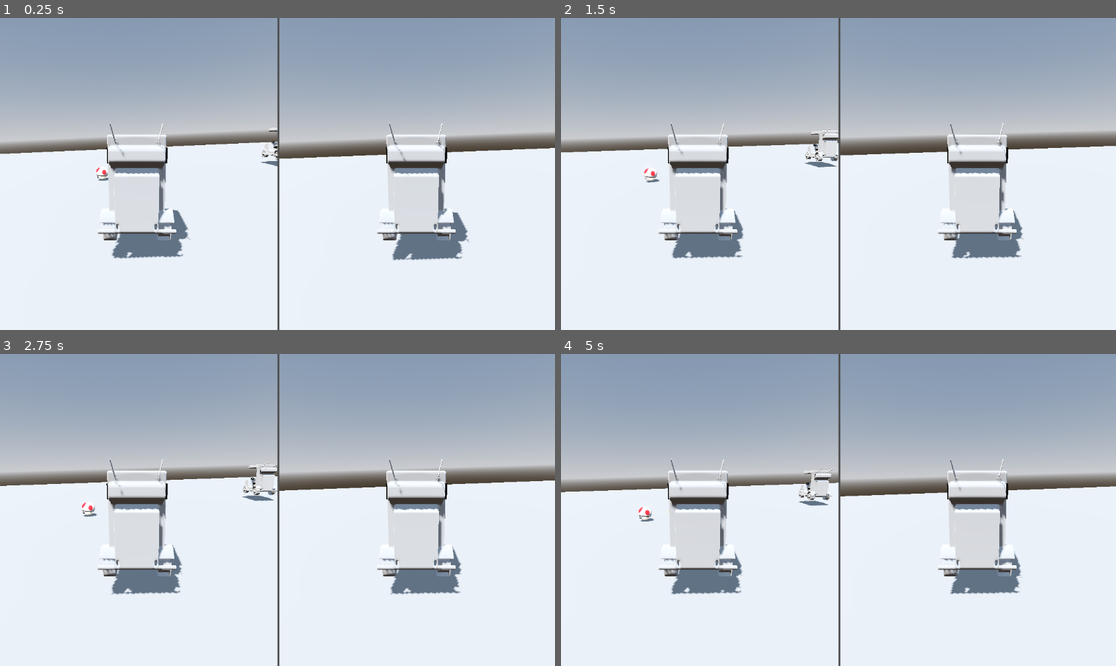
Above: before the commit, frames 1-4 (two rows, left to right).
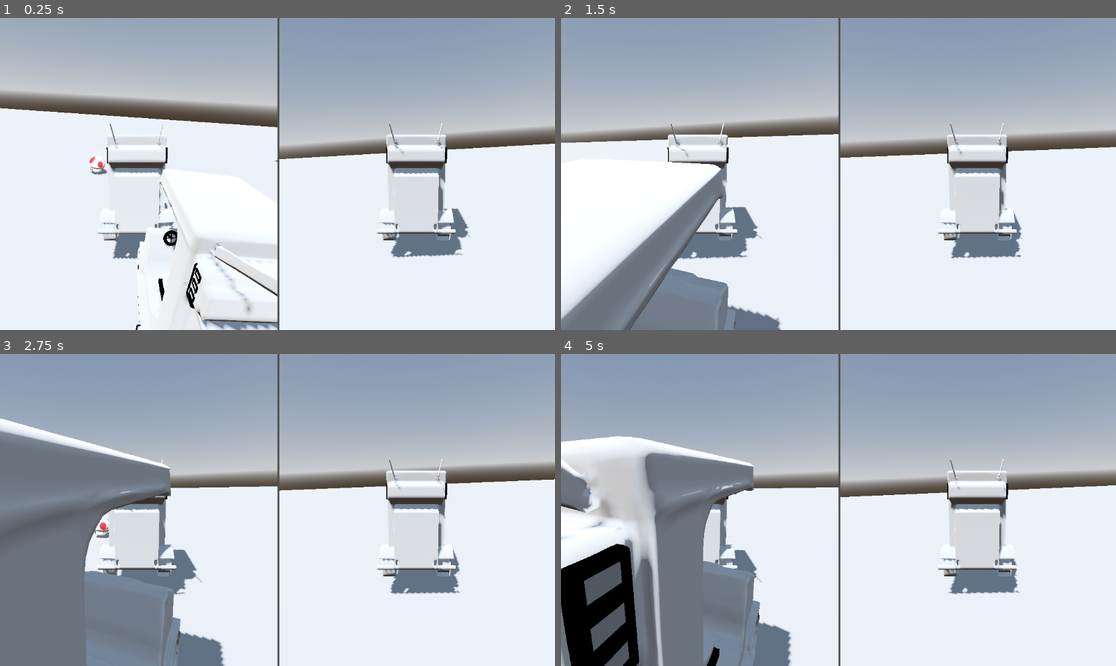
Above: after the commit, the same moments.

Repository: HyeG18/Juego-Carreras-Retro
Game: Godot game, scene res://scenes/game/game2P.tscn
Same seed, same stepped clock (60 frames per second), same inputs: the game is played once before the commit and once after it. This scene is started directly instead of the project's main scene.
Inputs (mouse positions are in pixels of both pictures, inside the frame that each line leads up to):
- Up to frame 1 (0.25 s): no input
- Up to frame 2 (1.5 s): tap Enter (ui_accept) at 0.5, 0.77 s; move the mouse to (866, 174) at 0.52 s; hold D (derecha) 0.53-1.28 s; tap W (acelerar) at 0.6 s; move the mouse to (810, 174) at 1.27 s; hold A (izquierda) from 1.28 s (still down); tap S (retroceder) at 1.35 s
- Up to frame 3 (2.75 s): tap Enter (ui_accept) at 1.52 s; move the mouse to (288, 503) at 2.02 s; release A (izquierda) at 2.03 s; hold D (derecha) from 2.03 s (still down); tap W (acelerar) at 2.1 s
- Up to frame 4 (5 s): move the mouse to (832, 516) at 2.77 s; tap S (retroceder) at 2.85, 4.35 s; tap Enter (ui_accept) at 3.02, 3.77, 4.52 s; move the mouse to (877, 513) at 3.52 s; release D (derecha) at 3.53 s; hold A (izquierda) from 3.53 s (still down); tap W (acelerar) at 3.6 s; move the mouse to (794, 506) at 4.27 s

The runs differ from the first frame. In frame 1, 17% of the frame differs, in the area x 0-100%, y 6-100%; in frame 2, 13%; in frame 3, 22%, in the area x 0-100%, y 20-100%; in frame 4, 22%.

Commit message:
Agregada escena de prueba con efecto pixelado

Diff:
--- a/scenes/game/Mundo.tscn
+++ b/scenes/game/Mundo.tscn
@@ -1,6 +1,7 @@
-[gd_scene load_steps=6 format=3 uid="uid://oplay2dwowr8"]
+[gd_scene load_steps=7 format=3 uid="uid://oplay2dwowr8"]
 
 [ext_resource type="PackedScene" uid="uid://brpt4wnfb70sf" path="res://scenes/game/power_up_honguito.tscn" id="2_t54x5"]
+[ext_resource type="PackedScene" uid="uid://dl6k1lffi3njb" path="res://scenes/game/Vehiculo.tscn" id="3_7qphv"]
 [ext_resource type="PackedScene" uid="uid://ds6d62uih0hle" path="res://scenes/game/banana.tscn" id="3_dmp64"]
 
 [sub_resource type="ProceduralSkyMaterial" id="ProceduralSkyMaterial_xsxc0"]
@@ -17,6 +18,7 @@
 glow_enabled = true
 
 [node name="Mundo" type="Node3D"]
+transform = Transform3D(0.999865, -0.0164577, 0, 0.0164577, 0.999865, 0, 0, 0, 1, 0, 0, 0)
 
 [node name="DirectionalLight3D" type="DirectionalLight3D" parent="."]
 transform = Transform3D(-0.866023, -0.433016, 0.250001, 0, 0.499998, 0.866027, -0.500003, 0.749999, -0.43301, 0, 0, 0)
@@ -42,3 +44,6 @@
 
 [node name="Banana" parent="." instance=ExtResource("3_dmp64")]
 transform = Transform3D(1, 0, 0, 0, 1, 0, 0, 0, 1, -0.142087, -0.085351, 17.2896)
+
+[node name="Nissan GTR" parent="." instance=ExtResource("3_7qphv")]
+transform = Transform3D(0.994101, 0.0164577, -0.107204, -0.0163628, 0.999865, 0.00176457, 0.107219, 0, 0.994235, 0.575312, 0.781736, 10.1662)
--- /dev/null
+++ b/scenes/game/pruebaMapar.tscn
@@ -0,0 +1,33 @@
+[gd_scene load_steps=5 format=3 uid="uid://b2ym367cw1yp0"]
+
+[ext_resource type="PackedScene" uid="uid://oplay2dwowr8" path="res://scenes/game/Mundo.tscn" id="1_h5d76"]
+[ext_resource type="Shader" uid="uid://b5gdlv5gtxmhs" path="res://shaders/pruebaMapar.gdshader" id="2_dgbal"]
+
+[sub_resource type="ShaderMaterial" id="ShaderMaterial_dgbal"]
+shader = ExtResource("2_dgbal")
+shader_parameter/pixel_size = Vector2(4, 4)
+
+[sub_resource type="ViewportTexture" id="ViewportTexture_dgbal"]
+viewport_path = NodePath("SubViewportContainer/SubViewport")
+
+[node name="Control" type="Control"]
+layout_mode = 3
+anchors_preset = 0
+
+[node name="SubViewportContainer" type="SubViewportContainer" parent="."]
+layout_mode = 0
+offset_right = 512.0
+offset_bottom = 512.0
+
+[node name="SubViewport" type="SubViewport" parent="SubViewportContainer"]
+size = Vector2i(1154, 643)
+
+[node name="Mundo" parent="SubViewportContainer/SubViewport" instance=ExtResource("1_h5d76")]
+
+[node name="TextureRect" type="TextureRect" parent="."]
+material = SubResource("ShaderMaterial_dgbal")
+layout_mode = 0
+offset_right = 40.0
+offset_bottom = 40.0
+texture = SubResource("ViewportTexture_dgbal")
+stretch_mode = 5
--- /dev/null
+++ b/scrpits/game/prueba_mapar.gd
@@ -0,0 +1,3 @@
+extends SubViewportContainer
+
+@onready var sub_viewport_container: SubViewportContainer = $"."
--- /dev/null
+++ b/shaders/pruebaMapar.gdshader
@@ -0,0 +1,9 @@
+shader_type canvas_item;
+
+uniform vec2 pixel_size = vec2(4.0, 4.0); // Tamaño del píxel visual
+
+void fragment() {
+    vec2 resolution = vec2(textureSize(TEXTURE, 0));
+    vec2 uv = floor(UV * resolution / pixel_size) * pixel_size / resolution;
+    COLOR = texture(TEXTURE, uv);
+}
Not shown, added: scrpits/game/prueba_mapar.gd.uid
Not shown, added: shaders/pruebaMapar.gdshader.uid
